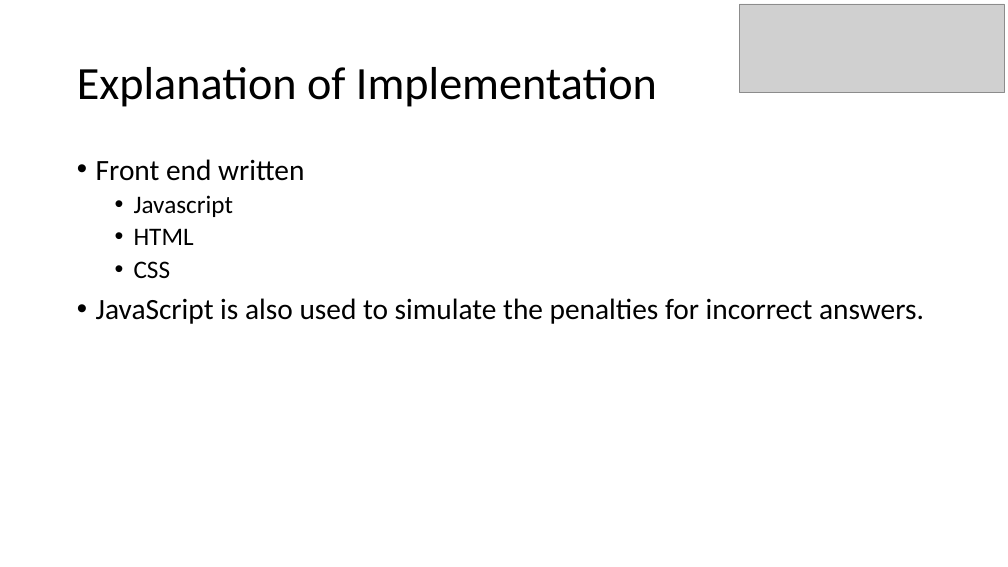
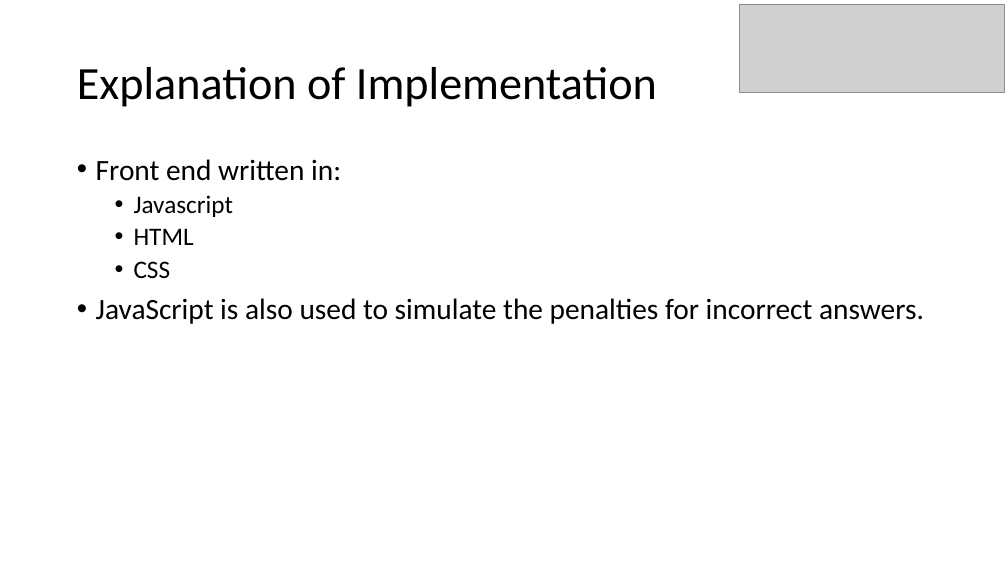
Before and after one commit to Ldn2016/team-11, a slide deck: slide 7 of _presentation/Team 11 Presentation.pptx (slide 8 before the commit). Drawn at 1008x567 pixels with LibreOffice and Linux fonts; fonts in the diff are those of the drawing; grey boxes stand for pictures. Boxes give left, top, right and bottom in pixels: in the first picture for what was removed or moved away, otherwise in the second. Text is boxed around its words. In the diff, an @@ line names an element or a change of style, - is before the commit and + after.

```diff
--- a/_presentation/Team 11 Presentation.pptx
+++ b/_presentation/Team 11 Presentation.pptx
@@ text at box(96, 159, 341, 181): text changed @@
-• Front end written
+• Front end written in:
```
Also in this commit, not shown: 7 other slides changed, 1 slide added, 2 slides removed.
